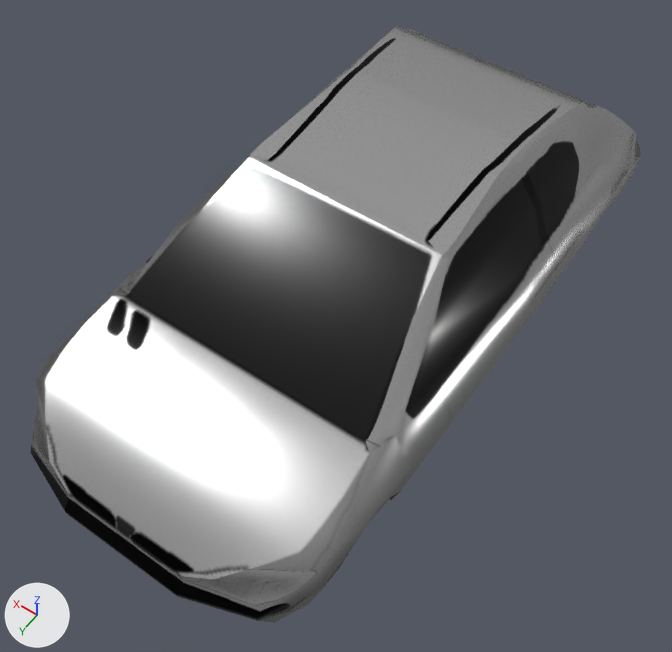
What one commit did to the glTF model public/models/lpc/lp-coupe-orange.glb.
One viewpoint serves both versions: a 50 mm lens placed at (4.48, 13.57, 5.89), pointed at (6.81, 10.32, 0.77). Every picture has the same lights, and +X, +Y and +Z are marked at lower left. The older version comes first. Where no turn or scale is listed for an object, it has been applied to the vertices.
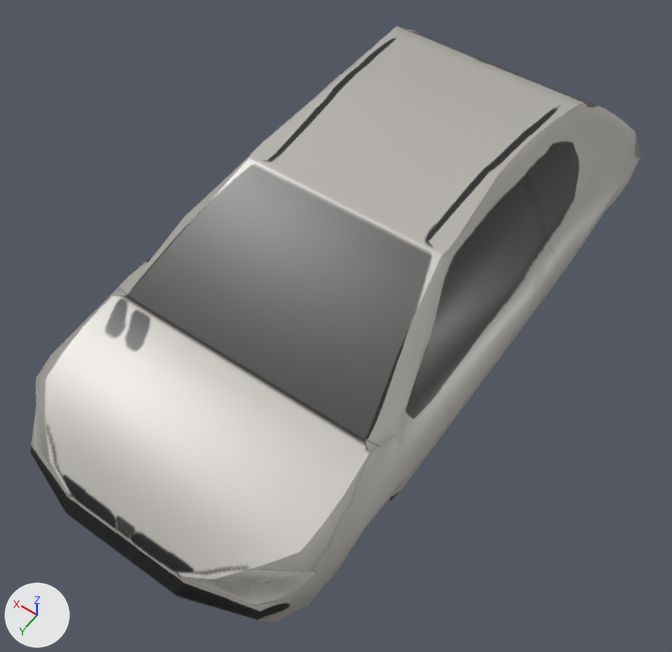
Location of each change, (x1, y1, x2, y2) in pixels of the pictures (672 x 652 px):
'Object_31', recoloured: (31, 26, 641, 623) in both

Diff of the bpy script that builds the scene:
```diff
--- a/public/models/lpc/lp-coupe-orange.glb.py
+++ b/public/models/lpc/lp-coupe-orange.glb.py
@@ mat_practice_clay @@
+mat_practice_clay = bpy.data.materials.new('practice-clay')
+# colours: white #e6e2da
+# uses the picture img_image_0
@@ me_object_29 @@
 me_object_29.from_pydata(...)  # 485 vertices, 966 faces; spans x 5.73..8.08, y 7.59..12.4, z 0.23..1.82
-me_object_29.materials.append(mat_blinn3sg)  # picture img_image_0
+me_object_29.materials.append(mat_practice_clay)
```
